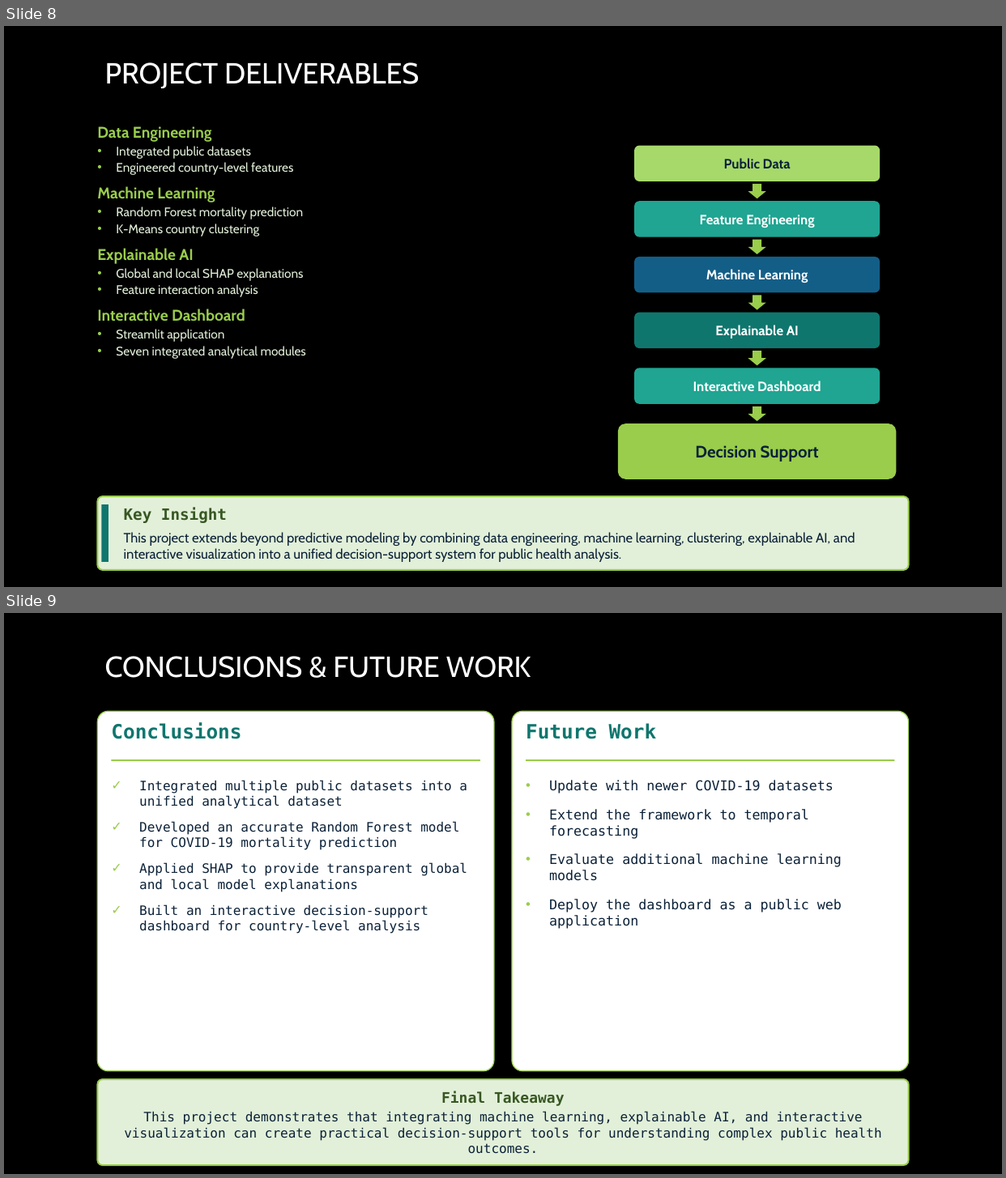
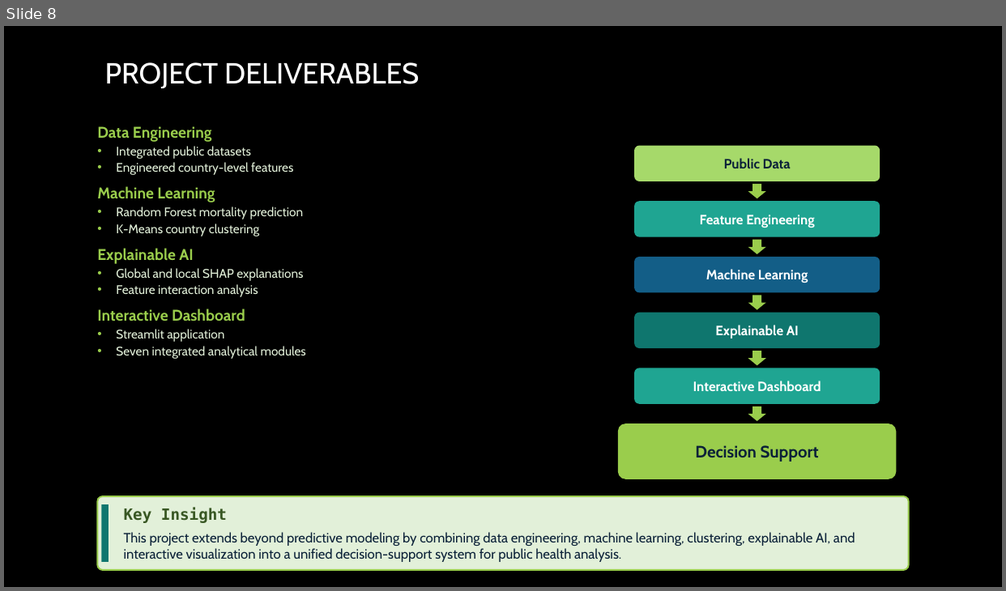
Before and after one commit to darylm910/COVID_Decision_Support_System, a slide deck: reports/COVID_Capstone3_Presentation.pptx. Shown one above the other, each under a label of ours: slides 8 and 9 before the commit, slide 8 after it. The pictures are 1006x1178 and 1006x591 pixels, drawn with LibreOffice and Linux fonts; fonts in the diff are those of the drawing; background and template pictures are left out. Boxes give left, top, right and bottom in pixels: in the first picture for what was removed or moved away, otherwise in the second. Text is boxed around its words. In the diff, an @@ line names an element or a change of style, - is before the commit and + after.

```diff
--- a/reports/COVID_Capstone3_Presentation.pptx
+++ b/reports/COVID_Capstone3_Presentation.pptx
@@ slide 9 removed at (4, 613, 1002, 1174), background picture (left out) @@
@@ title removed at (105, 656, 531, 678) @@
-CONCLUSIONS & FUTURE WORK
@@ rounded rectangle removed at (98, 711, 494, 1071) @@
@@ text removed at (111, 722, 241, 739) @@
-Conclusions
@@ rounded rectangle removed at (513, 711, 909, 1071) @@
@@ text removed at (526, 723, 657, 739) @@
-Future Work
@@ rectangle removed at (111, 760, 480, 761) @@
@@ text removed at (139, 780, 467, 934) @@
-✓ Integrated multiple public datasets into a unified analytical dataset
-✓ Developed an accurate Random Forest model for COVID-19 mortality prediction
-✓ Applied SHAP to provide transparent global and local model explanations
-✓ Built an interactive decision-support dashboard for country-level analysis
@@ rectangle removed at (526, 760, 895, 761) @@
@@ text removed at (549, 780, 842, 929) @@
-• Update with newer COVID-19 datasets
-• Extend the framework to temporal forecasting
-• Evaluate additional machine learning models
-• Deploy the dashboard as a public web application
@@ rounded rectangle removed at (98, 1080, 909, 1165) @@
-Final Takeaway
-This project demonstrates that integrating machine learning, explainable AI, and interactive visualization can create practical decision-support tools for understanding complex public health outcomes.
```
Also in this commit, not shown: 1 slide added.
